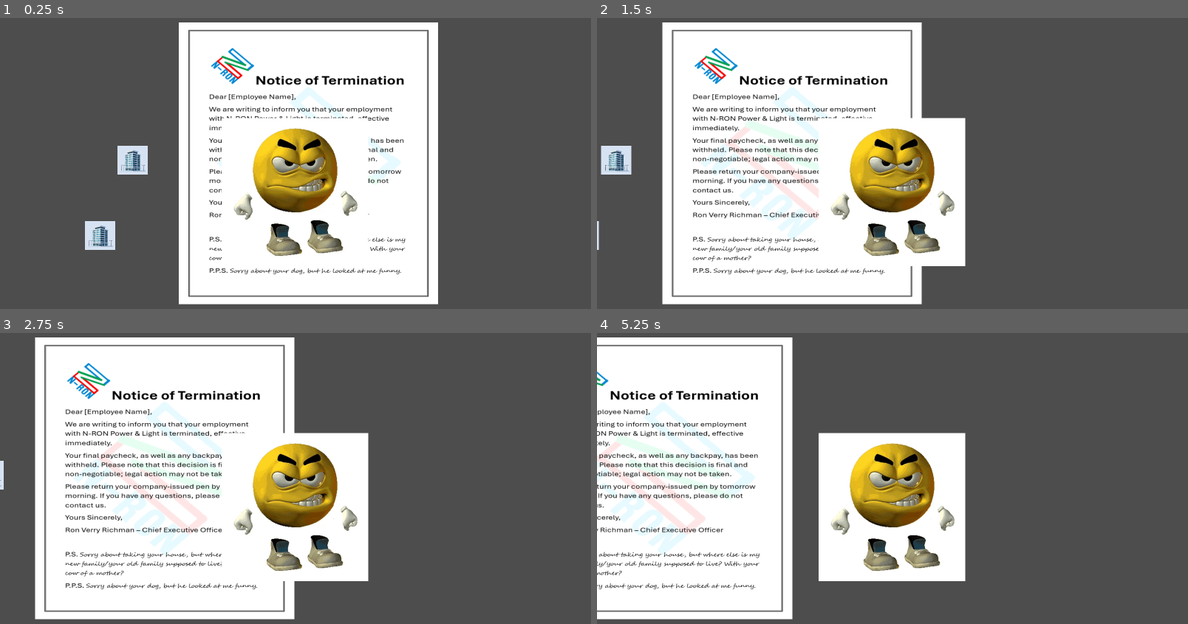
Above: before the commit, frames 1-4 (two rows, left to right).
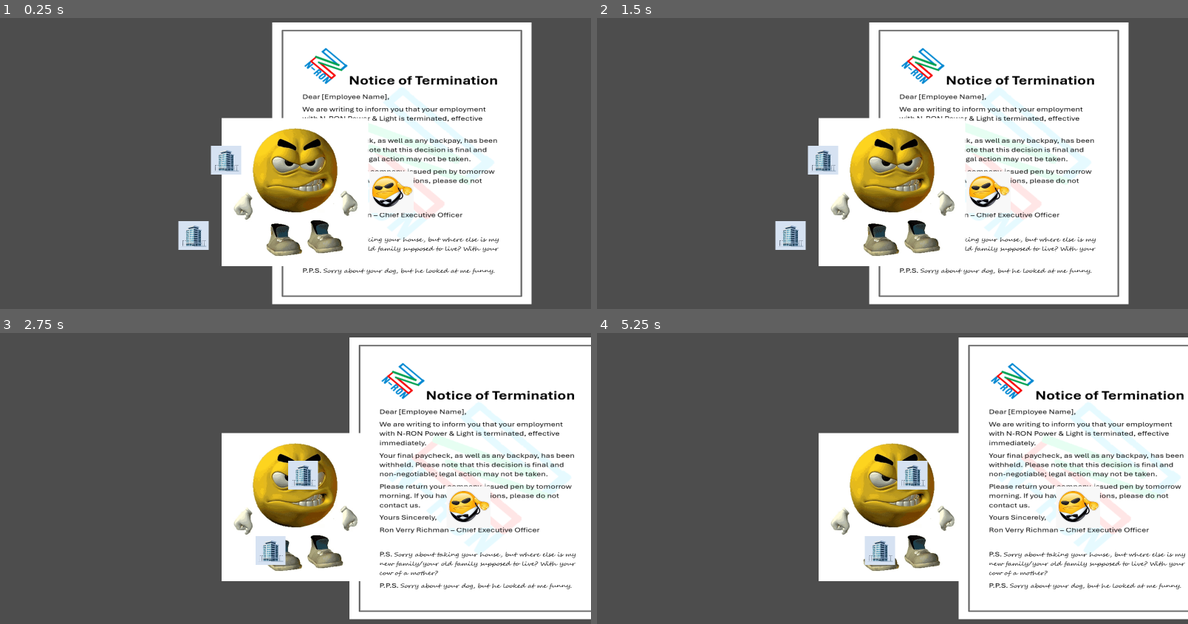
Above: after the commit, the same moments.

Repository: SluggyGhost/company-crasher
Game: Godot game, scene res://levels/City.tscn
Same seed, same stepped clock (60 frames per second), same inputs: the game is played once before the commit and once after it.
Inputs:
- Up to frame 1 (0.25 s): no input
- Up to frame 2 (1.5 s): tap Enter (ui_accept) at 0.5, 0.77 s; hold Right (ui_right) from 0.53 s (still down)
- Up to frame 3 (2.75 s): tap Enter (ui_accept) at 1.52 s; release Right (ui_right) at 2.03 s; hold Left (ui_left) from 2.03 s (still down)
- Up to frame 4 (5.25 s): release Left (ui_left) at 2.78 s; hold Right (ui_right) 2.78-4.28 s; tap Enter (ui_accept) at 3.02, 3.77, 4.52 s; hold Left (ui_left) 4.28-5.03 s; hold Right (ui_right) from 5.03 s (still down)

The runs differ from the first frame. In frame 1, 32% of the frame differs, in the area x 14-90%, y 1-99%; in frame 2, 60%; in frame 3, 74%, in the area x 0-100%, y 1-99%; in frame 4, 69%.

Commit message:
added enemy sprite & collision
also changed enemy from node2d to characterbody2d

Diff:
--- a/enemies/Enemy.gd
+++ b/enemies/Enemy.gd
@@ -1,4 +1,4 @@
-class_name Enemy extends CharacterBody2D
+extends CharacterBody2D
 
 @export var damage = 1;
 @export var speed: float = 100.0;
--- a/enemies/Enemy.tscn
+++ b/enemies/Enemy.tscn
@@ -1,3 +1,15 @@
-[gd_scene format=3 uid="uid://cug5l51y8n3d"]
+[gd_scene load_steps=3 format=3 uid="uid://cug5l51y8n3d"]
 
-[node name="Enemy" type="Node2D"]
+[ext_resource type="Texture2D" uid="uid://dph66khko8qcx" path="res://Assets/Sprites/corpoThug.png" id="1_xkw1x"]
+
+[sub_resource type="RectangleShape2D" id="RectangleShape2D_xkw1x"]
+size = Vector2(150, 140)
+
+[node name="Enemy" type="CharacterBody2D"]
+
+[node name="Sprite2D" type="Sprite2D" parent="."]
+scale = Vector2(0.2, 0.2)
+texture = ExtResource("1_xkw1x")
+
+[node name="CollisionShape2D" type="CollisionShape2D" parent="."]
+shape = SubResource("RectangleShape2D_xkw1x")
--- a/levels/City.tscn
+++ b/levels/City.tscn
@@ -1,8 +1,10 @@
-[gd_scene load_steps=4 format=3 uid="uid://b2l21ff6cahgx"]
+[gd_scene load_steps=6 format=3 uid="uid://b2l21ff6cahgx"]
 
 [ext_resource type="Texture2D" uid="uid://bdg772fbabr6u" path="res://Assets/Sprites/Termination_Letter.png" id="1_kuu6s"]
 [ext_resource type="PackedScene" uid="uid://dr3huwe88gccc" path="res://player/player.tscn" id="2_4ikc1"]
 [ext_resource type="PackedScene" uid="uid://vbd3esl0xh2q" path="res://buildings/Matt_Build.tscn" id="3_4ikc1"]
+[ext_resource type="PackedScene" uid="uid://cug5l51y8n3d" path="res://enemies/Enemy.tscn" id="4_kotdi"]
+[ext_resource type="Script" uid="uid://2brcfarl1fio" path="res://enemies/enemy.gd" id="5_i3iap"]
 
 [node name="City" type="Node2D"]
 
@@ -19,3 +21,6 @@
 
 [node name="MattBuild2" parent="." instance=ExtResource("3_4ikc1")]
 position = Vector2(-669, 151)
+
+[node name="Enemy" parent="." instance=ExtResource("4_kotdi")]
+script = ExtResource("5_i3iap")
Binary file added: Assets/Sprites/corpoThug.png
Not shown, added: Assets/Sprites/corpoThug.png.import
